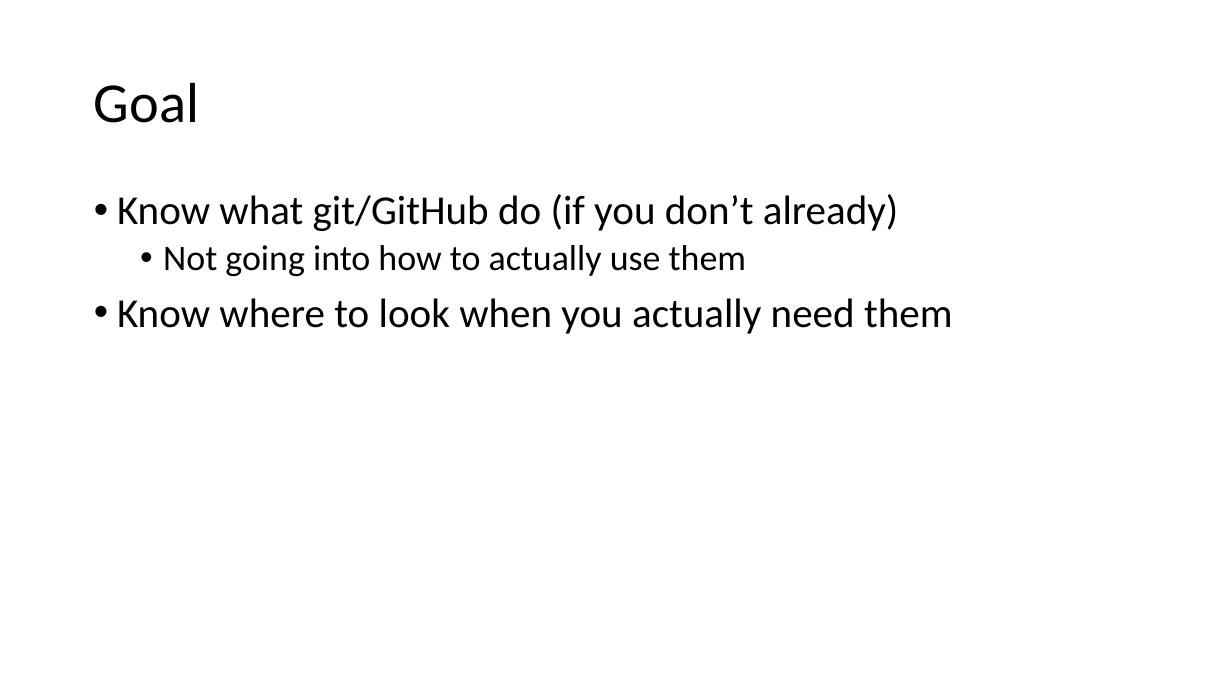
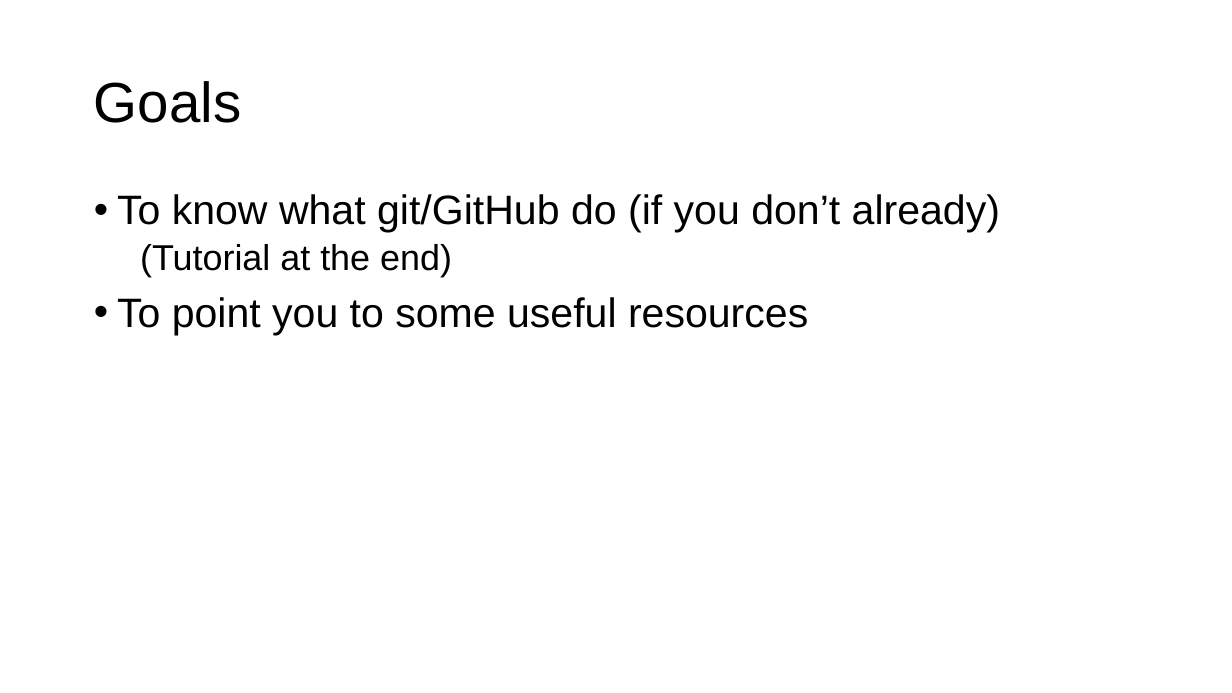
Before and after one commit to vibhaannaswamy/INP_Git_Intro_forked, a slide deck: slide 2 of slides/GitHubIntro_2021.pptx. Drawn at 1232x693 pixels with LibreOffice and Linux fonts; fonts in the diff are those of the drawing. Boxes give left, top, right and bottom in pixels: in the first picture for what was removed or moved away, otherwise in the second. Text is boxed around its words. In the diff, an @@ line names an element or a change of style, - is before the commit and + after.

```diff
--- a/slides/GitHubIntro_2021.pptx
+++ b/slides/GitHubIntro_2021.pptx
@@ title at <box>94,81,241,123</box>: text changed; font Calibri to Arial @@
-Goal
+Goals
@@ text at <box>117,194,1000,335</box>: text changed; font Calibri to Arial @@
-• Know what git/GitHub do (if you don’t already)
-  • Not going into how to actually use them
-• Know where to look when you actually need them
+• To know what git/GitHub do (if you don’t already)
+  (Tutorial at the end)
+• To point you to some useful resources
```
Also in this commit, not shown: 2 other slides changed, 4 slides added, 3 other files.
